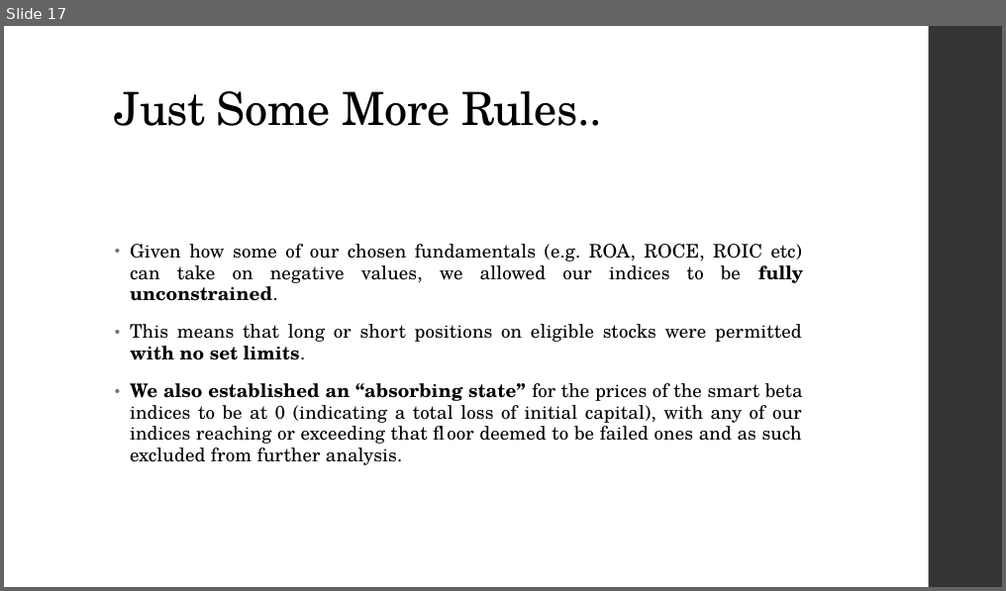
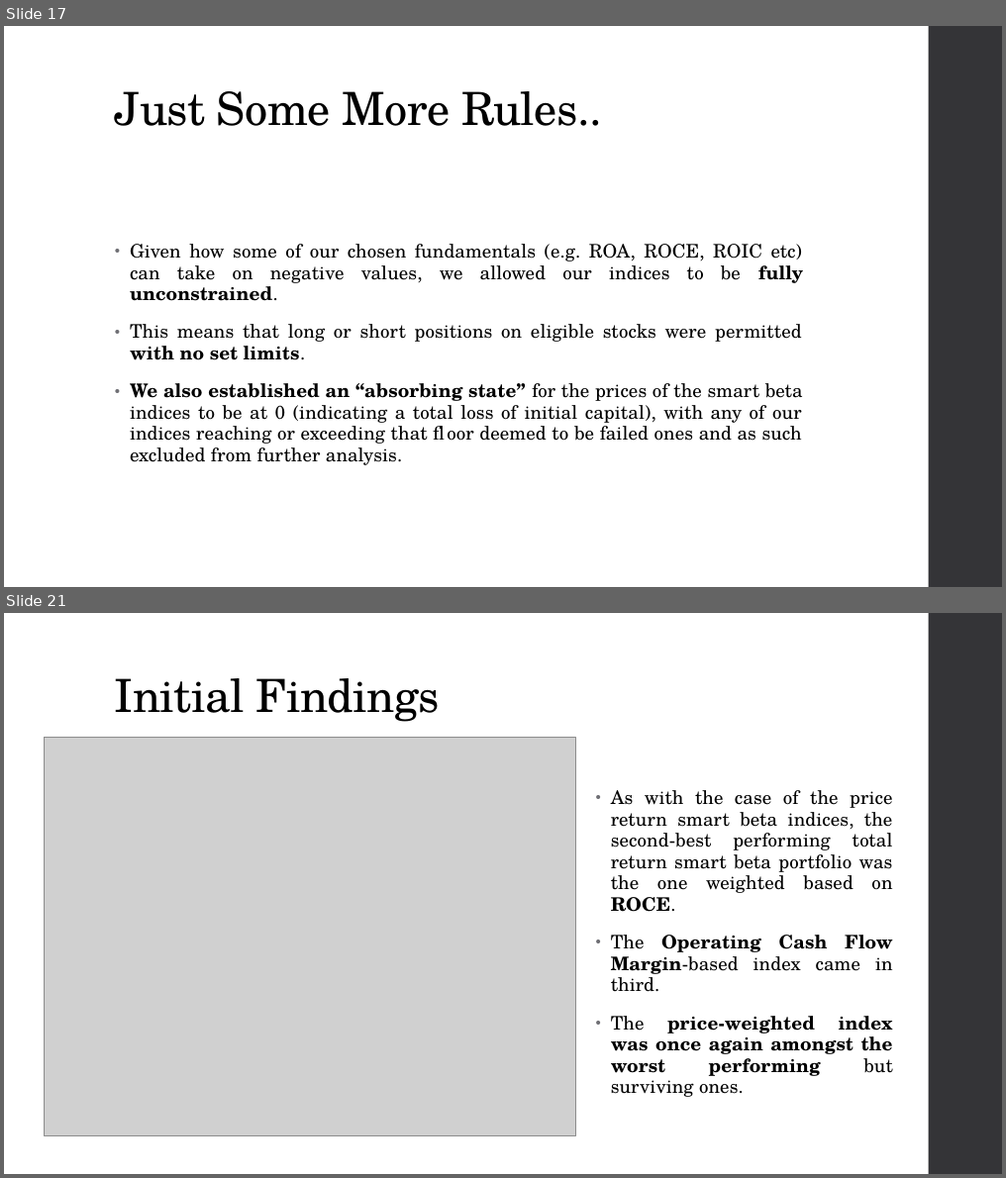
Before and after one commit to fuzzylove87/QF604-Econometrics, a slide deck: QF604 Econometrics Final v1.0.pptx. Shown one above the other, each under a label of ours: slide 17 before the commit, slides 17 and 21 after it; the slides between them are not shown. The pictures are 1006x591 and 1006x1178 pixels, drawn with LibreOffice and Linux fonts; fonts in the diff are those of the drawing; grey boxes stand for pictures. Boxes give left, top, right and bottom in pixels: in the first picture for what was removed or moved away, otherwise in the second. Text is boxed around its words. In the diff, an @@ line names an element or a change of style, - is before the commit and + after.

```diff
--- a/QF604 Econometrics Final v1.0.pptx
+++ b/QF604 Econometrics Final v1.0.pptx
@@ slide 21 added at (4, 613, 1002, 1174), background #FFFFFF; not listed: 1 template element that a slide beside it also shows @@
@@ title added at (115, 678, 440, 722), 44 pt, text #000000 @@
+Initial Findings
@@ picture added at (44, 738, 575, 1137) @@
@@ text added at (611, 790, 893, 1097), 18 pt, text #000000 @@
+• As with the case of the price return smart beta indices, the second-best performing total return smart beta portfolio was the one weighted based on ROCE.
+• The Operating Cash Flow Margin-based index came in third.
+• The price-weighted index was once again amongst the worst performing but surviving ones.
```
Also in this commit, not shown: 2 slides changed, 7 other slides added, 27 slides removed.
